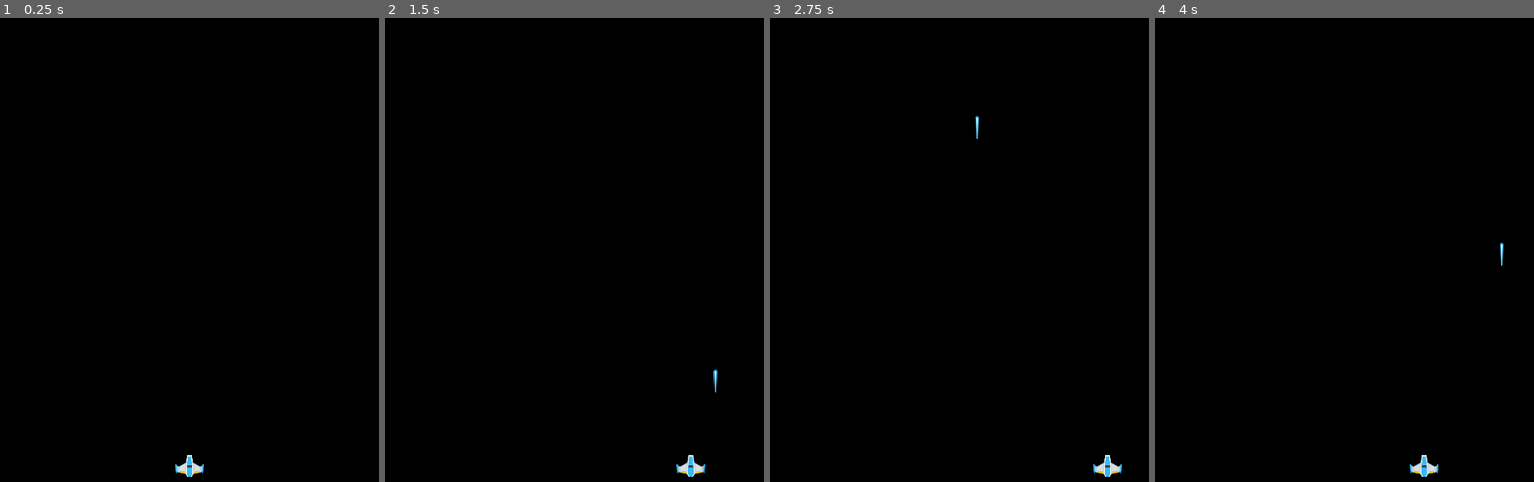
Above: before the commit, frames 1-4 (left to right).
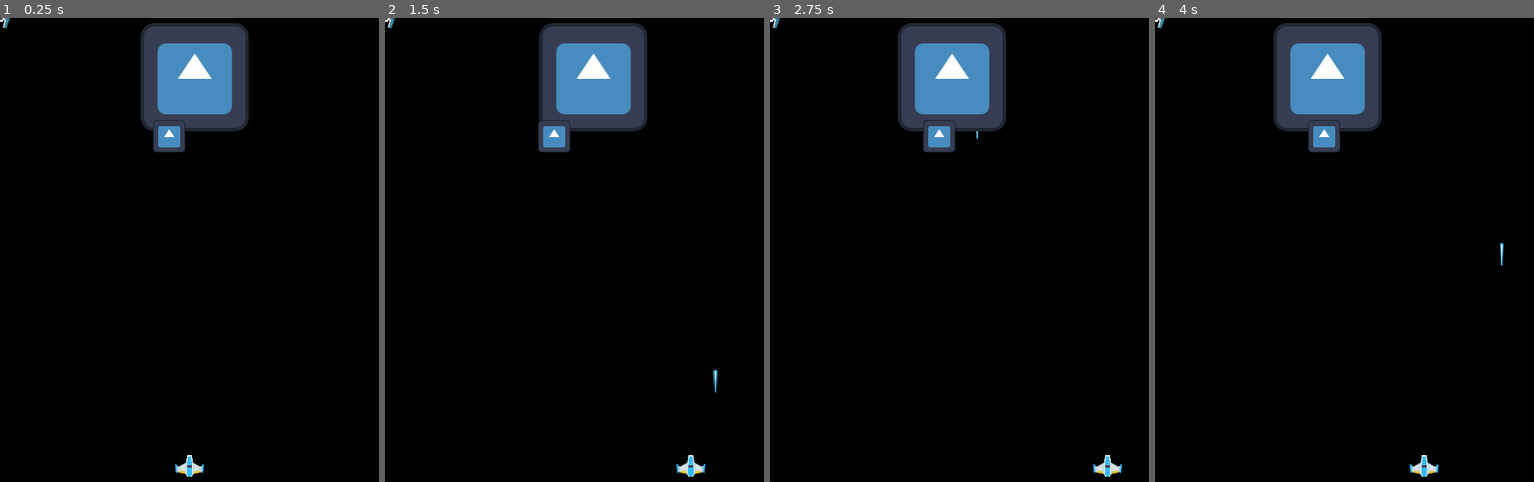
Above: after the commit, the same moments.

Repository: jao-xsm/Galaga
Game: Godot game, scene res://scenes/main.tscn
The game is run twice, just before and just after one commit, with the same random seed, the same clock (stepped at 60 frames per second) and the same inputs. The engine's default icon, where the game draws it, is replaced by a stand-in: a white triangle on a blue panel in a dark square.
Inputs:
- Up to frame 1 (0.25 s): no input
- Up to frame 2 (1.5 s): hold D (move_right) 0.53-1.28 s; tap Space (shoot) at 0.6, 1.35 s; hold A (move_left) from 1.28 s (still down)
- Up to frame 3 (2.75 s): release A (move_left) at 2.03 s; hold D (move_right) from 2.03 s (still down); tap Space (shoot) at 2.1 s
- Up to frame 4 (4 s): tap Space (shoot) at 2.85, 3.6 s; release D (move_right) at 3.53 s; hold A (move_left) from 3.53 s (still down)

The runs differ from the first frame. In frame 1, 7.0% of the frame differs, in the area x 0-66%, y 0-29%; in frame 2, 7.0%, in the area x 0-70%, y 0-29%; in frame 3, 7.0%; in frame 4, 7.0%.

Commit message:
Criando inimigo (formacao, caminho (ainda falta coisa...))

Diff:
--- /dev/null
+++ b/scenes/enemy.tscn
@@ -0,0 +1,85 @@
+[gd_scene format=3 uid="uid://bg66womcu5p7l"]
+
+[ext_resource type="Script" uid="uid://biwmohr0uufwb" path="res://scripts/enemy.gd" id="1_5uy6h"]
+[ext_resource type="Texture2D" uid="uid://bpsg77umfwh10" path="res://sprites/enemyBlue1.png" id="1_7p1mj"]
+[ext_resource type="Texture2D" uid="uid://cu6wfadxj7ofn" path="res://sprites/enemyGreen1.png" id="2_c4w8v"]
+[ext_resource type="Texture2D" uid="uid://cy7awampfi8u7" path="res://sprites/enemyRed1.png" id="3_xwavj"]
+[ext_resource type="Script" uid="uid://b0hrbhic5k8eg" path="res://scripts/formacao.gd" id="5_c4w8v"]
+[ext_resource type="Texture2D" uid="uid://c1jbmp7fjno71" path="res://icon.svg" id="6_xwavj"]
+
+[sub_resource type="CapsuleShape2D" id="CapsuleShape2D_5uy6h"]
+radius = 13.0
+height = 28.0
+
+[node name="enemy" type="Area2D" unique_id=791999724]
+collision_layer = 4
+collision_mask = 3
+script = ExtResource("1_5uy6h")
+textures = Array[Texture2D]([ExtResource("2_c4w8v"), ExtResource("3_xwavj"), ExtResource("1_7p1mj")])
+speed = 200.0
+loop_radius = 40.0
+
+[node name="Sprite2D" type="Sprite2D" parent="." unique_id=543958565]
+scale = Vector2(0.3, 0.3)
+texture = ExtResource("1_7p1mj")
+
+[node name="CollisionShape2D" type="CollisionShape2D" parent="." unique_id=904065838]
+shape = SubResource("CapsuleShape2D_5uy6h")
+
+[node name="formacao" type="Node2D" parent="." unique_id=517964606]
+position = Vector2(224, 70)
+script = ExtResource("5_c4w8v")
+distanciamneto = Vector2(36, 32)
+velocMovimentoLateral = 25.0
+distMovimentacaoFormacao = 30.0
+
+[node name="teste" type="Sprite2D" parent="formacao" unique_id=753844895]
+texture = ExtResource("6_xwavj")
+
+[node name="caminhos" type="Node2D" parent="." unique_id=1182345363]
+
+[node name="caminhoEsq" type="Node2D" parent="caminhos" unique_id=1049987747]
+
+[node name="Marker2D" type="Marker2D" parent="caminhos/caminhoEsq" unique_id=1629585305]
+position = Vector2(200, -30)
+
+[node name="Marker2D2" type="Marker2D" parent="caminhos/caminhoEsq" unique_id=1574540136]
+position = Vector2(200, 140)
+
+[node name="teeste" type="Sprite2D" parent="caminhos/caminhoEsq/Marker2D2" unique_id=2032090127]
+scale = Vector2(0.3, 0.3)
+texture = ExtResource("6_xwavj")
+
+[node name="Marker2D3" type="Marker2D" parent="caminhos/caminhoEsq" unique_id=1886231381]
+position = Vector2(150, 280)
+
+[node name="Marker2D4" type="Marker2D" parent="caminhos/caminhoEsq" unique_id=1935360059]
+position = Vector2(80, 320)
+
+[node name="Marker2D5" type="Marker2D" parent="caminhos/caminhoEsq" unique_id=501033176]
+position = Vector2(40, 260)
+
+[node name="Marker2D6" type="Marker2D" parent="caminhos/caminhoEsq" unique_id=16022797]
+position = Vector2(80, 200)
+
+[node name="caminhoDir" type="Node2D" parent="caminhos" unique_id=1712284482]
+
+[node name="Marker2D" type="Marker2D" parent="caminhos/caminhoDir" unique_id=422748423]
+position = Vector2(248, -30)
+
+[node name="Marker2D2" type="Marker2D" parent="caminhos/caminhoDir" unique_id=1731936316]
+position = Vector2(248, 140)
+
+[node name="Marker2D3" type="Marker2D" parent="caminhos/caminhoDir" unique_id=150277063]
+position = Vector2(298, 280)
+
+[node name="Marker2D4" type="Marker2D" parent="caminhos/caminhoDir" unique_id=633879251]
+position = Vector2(368, 320)
+
+[node name="Marker2D5" type="Marker2D" parent="caminhos/caminhoDir" unique_id=1685272099]
+position = Vector2(408, 260)
+
+[node name="Marker2D6" type="Marker2D" parent="caminhos/caminhoDir" unique_id=526255726]
+position = Vector2(368, 200)
+
+[connection signal="area_entered" from="." to="." method="_on_area_entered"]
--- a/scenes/main.tscn
+++ b/scenes/main.tscn
@@ -3,6 +3,7 @@
 [ext_resource type="PackedScene" uid="uid://bewxrfo0fgken" path="res://scenes/player.tscn" id="1_sugp2"]
 [ext_resource type="Script" uid="uid://kj8smgwfm7b7" path="res://scripts/pool.gd" id="2_jyhfs"]
 [ext_resource type="PackedScene" uid="uid://ck3t8kggmsw7b" path="res://scenes/player_bullet.tscn" id="3_tbgi4"]
+[ext_resource type="PackedScene" uid="uid://bg66womcu5p7l" path="res://scenes/enemy.tscn" id="4_jyhfs"]
 
 [node name="Main" type="Node" unique_id=1191445954]
 
@@ -14,3 +15,5 @@
 script = ExtResource("2_jyhfs")
 scene = ExtResource("3_tbgi4")
 pool_size = 2
+
+[node name="enemy" parent="." unique_id=791999724 instance=ExtResource("4_jyhfs")]
--- /dev/null
+++ b/scripts/enemy.gd
@@ -0,0 +1,130 @@
+extends Area2D
+
+@export var textures: Array[Texture2D]
+@export var speed: float
+@export var loop_radius: float
+
+var active: bool = false
+var state: State = State.INACTIVE
+var type: int = 0
+var formation: Node2D
+var slot: Vector2       #lugar desse inimigo no formacao
+var path: Array = []    #pontos(o caminho) que o inimigo ainda precisa visitar
+var has_shot: bool = false
+
+signal killed(points: int)
+signal shoot(shot_position: Vector2)
+
+enum State {
+	INACTIVE,
+	ENTERING,
+	RETURNING,
+	FORMATION,
+	ATTACKING
+}
+
+# Pontos de cada tipo (0 = chefe, 1 = borboleta, 2 = abelha)
+const POINTS_FORMATION = [150, 80, 50]   # abatido parado na formação
+const POINTS_ATTACK = [400, 160, 100]    # abatido em voo
+
+# Called when the node enters the scene tree for the first time.
+func _ready() -> void:
+	pass # Replace with function body.
+
+
+# Called every frame. 'delta' is the elapsed time since the previous frame.
+func _physics_process(delta: float) -> void:
+	if state == State.INACTIVE:
+		return
+
+	if state == State.FORMATION:   #parado na formação (acompanha o movimento dela)
+		position = formation.get_slot_position(slot)
+
+	elif state == State.RETURNING:    #voltando p seu lugar na formação
+		var posicao = formation.get_slot_position(slot)
+		move_to(posicao, delta)
+		if position.distance_to(posicao) < 1.0:
+			state = State.FORMATION
+			rotation = 0
+
+	else:     # ENTERING ou ATTACKING ->segue a lista de pontos
+		follow_path(delta)
+
+
+func move_to(posicao: Vector2, delta: float) -> void:
+	var direcao = posicao - position
+
+	if direcao.length() > 1.0:
+		rotation = direcao.angulo() - PI /2  #nimigo "olha"/fica p baixo
+
+	position = position.move_toward(posicao, speed*delta)
+
+
+func follow_path(delta: float) -> void:
+	if path.is_empty():
+		if state == State.ATTACKING:  #saiu por baixo da tela -> volta p topo
+			position = Vector2(formation.get_slot_position(slot).x, -40)
+		state = State.RETURNING
+		return
+
+	move_to(path[0], delta)
+	if position.distance_to(path[0]) < 1.0:
+		path.pop_front()
+
+	#durante o ataque atira uma vez qnd passar de 40% da altura
+	if state == State.ATTACKING and not has_shot and position.y > get_viewport_rect().size.y * 0.4:
+		has_shot = true
+		shoot.emit(position)
+
+
+#spawn e seguir um caminho de entrada
+func spawn(enemy_type: int, slot_position: Vector2, entrance_path: Array) -> void:
+	type = enemy_type
+	$Sprite2D.texture = textures[type]
+	slot = slot_position
+	path = entrance_path.duplicate()   #copia pq vários inimigos usam o mesmo caminho
+	position = path.pop_front()        #começa no primeiro ponto do caminho
+	rotation = 0
+	state = State.ENTERING
+	active = true
+	show()
+	set_deferred("monitoring", true)
+	set_deferred("monitorable", true)
+
+func deactivate() -> void:
+	active = false
+	state = State.INACTIVE
+	hide()
+	set_deferred("monitoring", false)
+	set_deferred("monitorable", false)
+
+func is_in_formation() -> bool:
+	return state == State.FORMATION
+
+func is_entering() -> bool:
+	return state == State.ENTERING
+
+func attack(target_x: float) -> void: #sai da formação e mergulha em direção à posição x do jogador
+	var screen = get_viewport_rect().size
+	var side = -1.0 if position.x < screen.x / 2 else 1.0  #inimigos da esquerda faz o loop p a esq, e vice-versa
+	var center = position + Vector2(side * loop_radius, 0)
+
+	path = []
+	#meia-volta para cima (semicírculo de 6 pontos)
+	for i in range(1, 7):
+		var angle = PI * i / 6.0
+		path.append(center + Vector2(-side * cos(angle), -sin(angle)) * loop_radius)
+
+	#em direção ao jogador e saída por baixo da tela
+	path.append(Vector2(target_x, screen.y * 0.6))
+	path.append(Vector2(target_x + side * 60, screen.y + 40))
+
+	has_shot = false
+	state = State.ATTACKING
+
+func _on_area_entered(area: Area2D) -> void:
+	if not active:
+		return
+	var points = POINTS_FORMATION[type] if state == State.FORMATION else POINTS_ATTACK[type]
+	deactivate()
+	killed.emit(points)
--- /dev/null
+++ b/scripts/formacao.gd
@@ -0,0 +1,40 @@
+extends Node2D
+
+@export var distanciamneto: Vector2
+@export var velocMovimentoLateral: float
+@export var distMovimentacaoFormacao: float
+
+var start_x: float
+var direction: float = 1.0
+var breathing: bool = false  #vira true quando todos os inimigos já chegaram
+var spread: float = 1.0      #oq "abre" e "fecha" a formação
+var time: float = 0.0
+
+# Called when the node enters the scene tree for the first time.
+func _ready() -> void:
+	start_x = position.x
+
+
+# Called every frame. 'delta' is the elapsed time since the previous frame.
+func _physics_process(delta: float) -> void:
+	if breathing:
+		position.x = move_toward(position.x, start_x, velocMovimentoLateral * delta)
+		time += delta
+		spread = 1.0 + 0.1 * (1.0 - cos(time * 2.0))
+	else:
+		#balança de um lado p outro enquanto os inimigos chegam
+		position.x += direction * velocMovimentoLateral * delta
+		if position.x > start_x + distMovimentacaoFormacao:
+			direction = -1.0
+		elif position.x < start_x - distMovimentacaoFormacao:
+			direction = 1.0
+
+
+#converte a posição de um lugar da formação p uma posição na tela
+func get_slot_position(slot: Vector2) -> Vector2:
+	return position + slot * spread
+
+func reset() -> void:
+	breathing = false
+	spread = 1.0
+	time = 0.0
Not shown, added: scripts/enemy.gd.uid
Not shown, added: scripts/formacao.gd.uid
